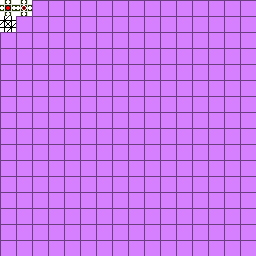
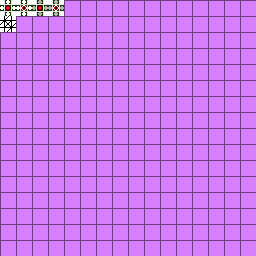
Revision of a layered 256×256 image; what changed, layer by layer:
added layer "0*16+3 open side" above "0*16+2 closed side" over [48, 0, 64, 16]
added layer "0*16+2 closed side" above "0*16+0 closed" over [32, 0, 48, 16]
painted on "Ebene 6" over [32, 0, 64, 16]
